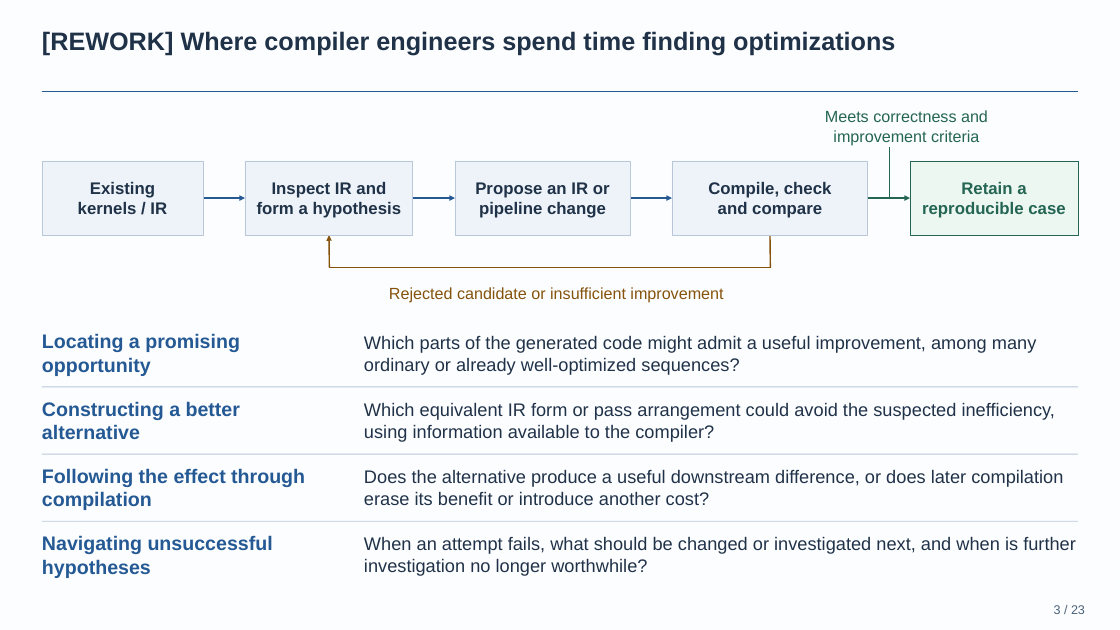
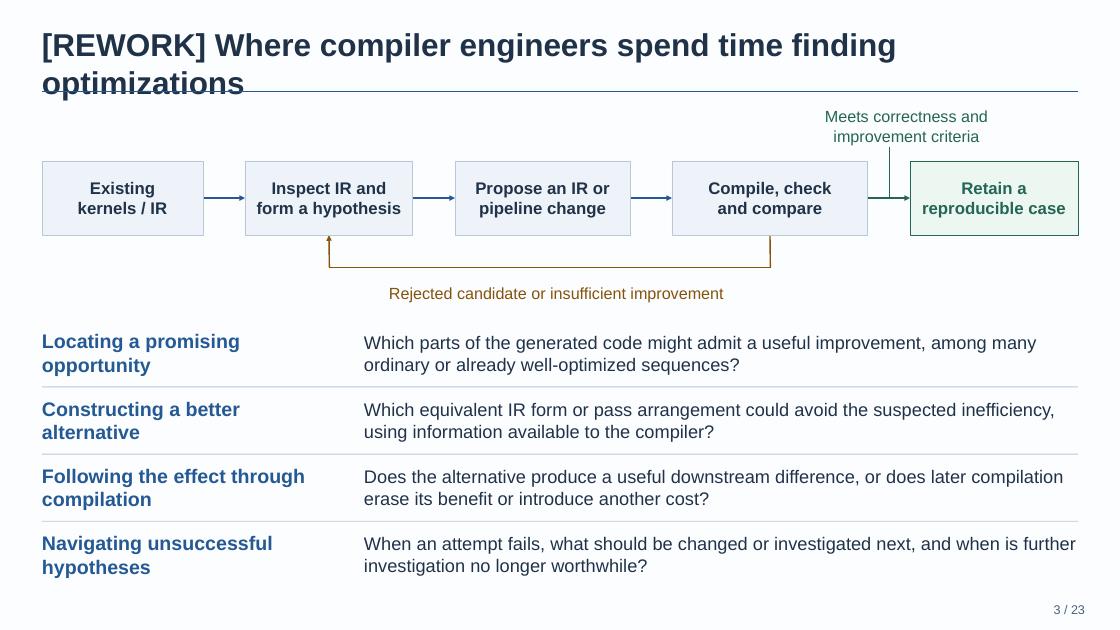
Before and after one commit to BonZirka/ascend-npu-optimization-research, a slide deck: slide 3 of output/ascend-optimization-pitch/ascend-optimization-technical.pptx. Drawn at 1120x630 pixels with LibreOffice and Linux fonts; fonts in the diff are those of the drawing. Boxes give left, top, right and bottom in pixels: in the first picture for what was removed or moved away, otherwise in the second. Text is boxed around its words. In the diff, an @@ line names an element or a change of style, - is before the commit and + after.

```diff
--- a/output/ascend-optimization-pitch/ascend-optimization-technical.pptx
+++ b/output/ascend-optimization-pitch/ascend-optimization-technical.pptx
@@ text "[REWORK] Where compiler engineers spend ..." at <box>42,33,897,100</box>: size 27 to 33.8 pt @@
```
Also in this commit, not shown: 1 other slide changed, 4 other files.
